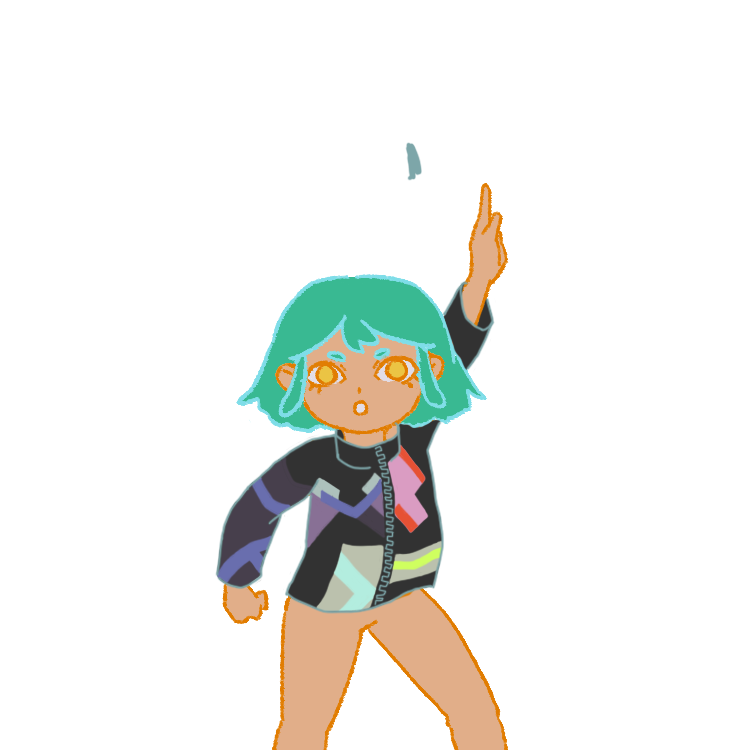
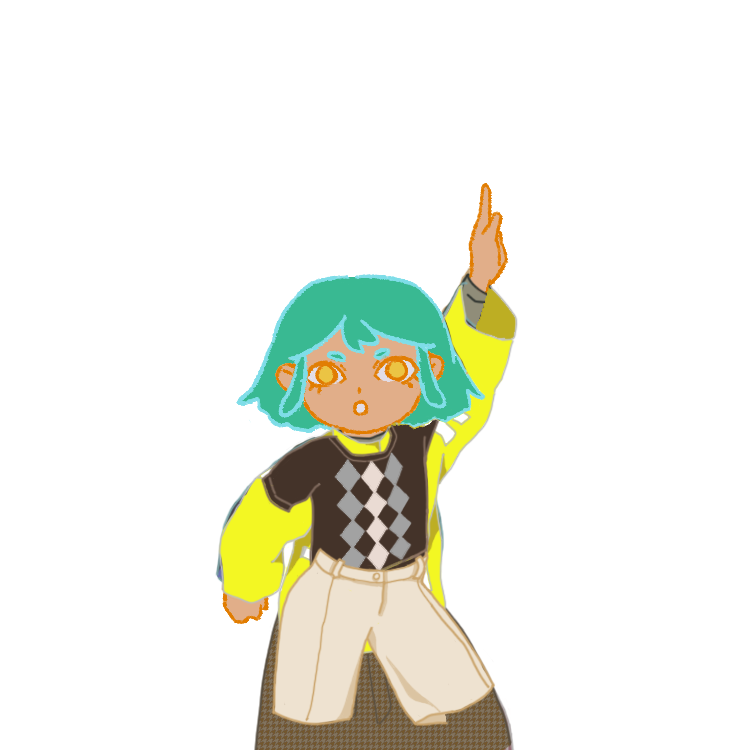
Comparing the layer stacks of the two 750x750 images. Changes:
showed group "BottomA2.png" (3 layers), moved it above "TopA1.png" over [271,546,496,727]
showed group "TopA3.png" (4 layers), moved it above "TopA5.png" over [260,418,440,589]
showed group "TopA5.png" (4 layers) over [218,283,518,658]
showed group "BottomB2.png" (4 layers), moved it above "TopB4.png" over [253,517,514,750]
showed group "BottomC2.png" (2 layers) over [267,547,515,750]
painted on "Layer 29" over [405,142,422,181]
showed group "TopC1.png" (3 layers) over [222,272,499,591]
showed group "TopC4.png" (2 layers) over [220,267,494,600]
